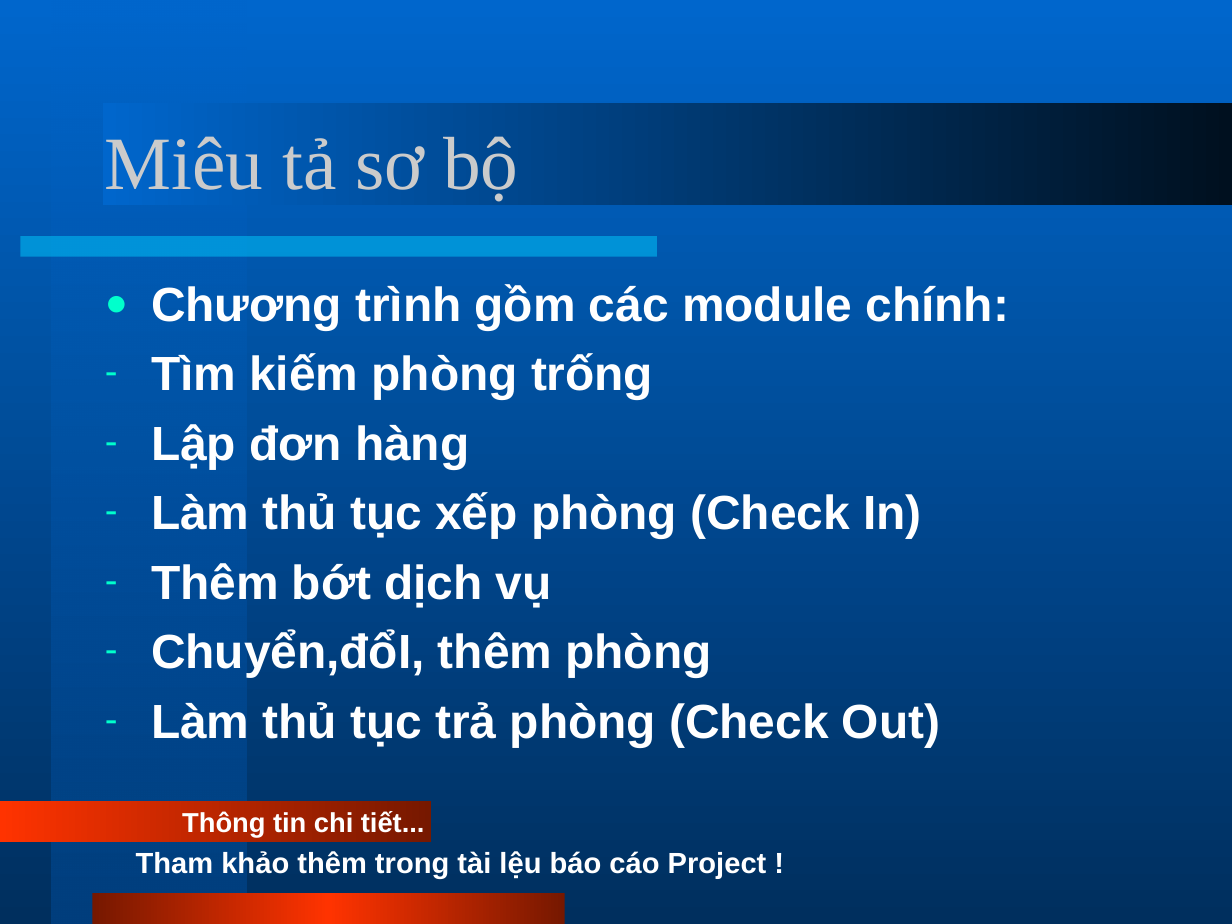
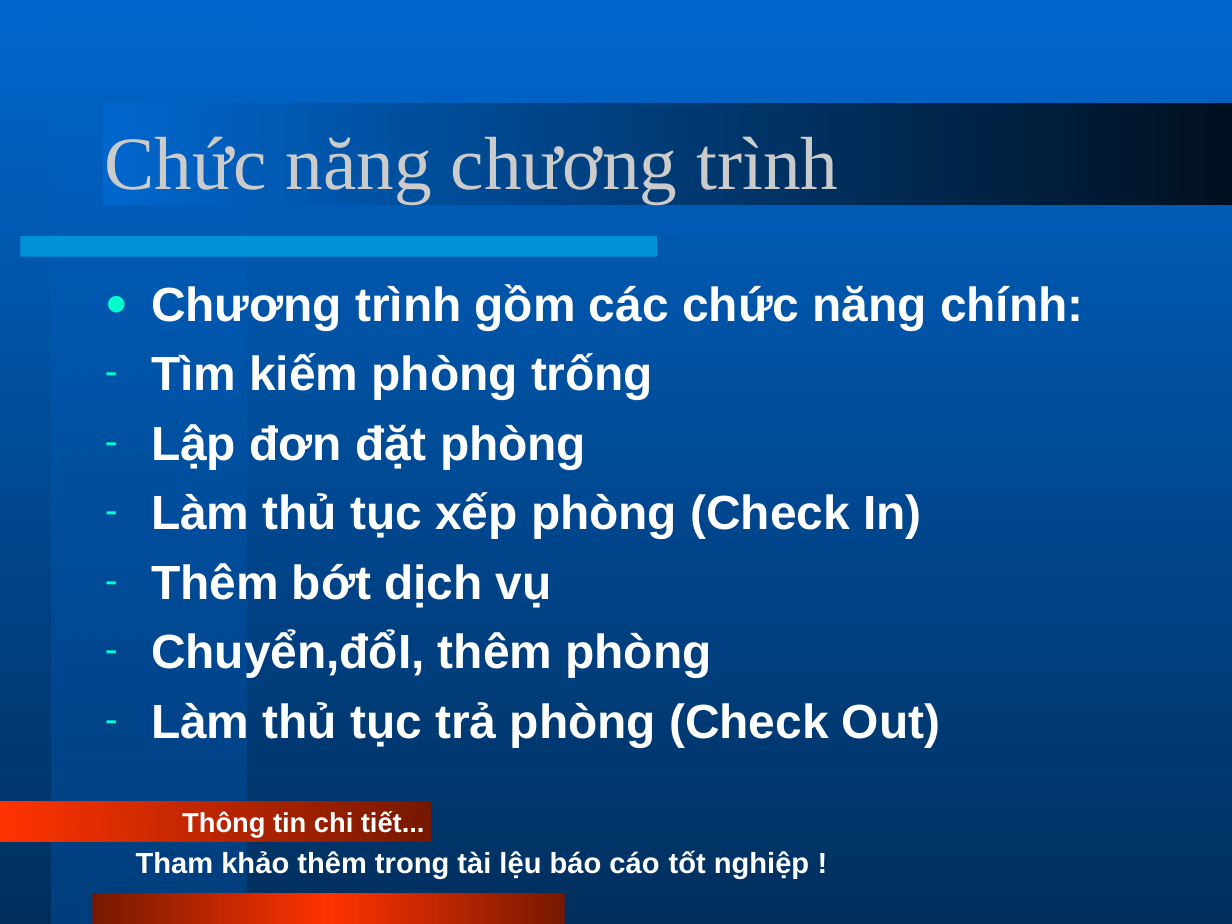
Before and after one commit to phamtuanchip/PHS, a slide deck: slide 3 of Documents/slides.ppt. Drawn at 1232x924 pixels with LibreOffice and Linux fonts; fonts in the diff are those of the drawing. Boxes give left, top, right and bottom in pixels: in the first picture for what was removed or moved away, otherwise in the second. Text is boxed around its words. In the diff, an @@ line names an element or a change of style, - is before the commit and + after.

```diff
--- a/Documents/slides.ppt
+++ b/Documents/slides.ppt
@@ title at [105, 136, 838, 203]: text changed @@
-Miêu tả sơ bộ
+Chức năng chương trình
@@ text at [151, 284, 1083, 330]: text changed @@
-● Chương trình gồm các module chính:
+● Chương trình gồm các chức năng chính:
@@ text at [151, 424, 586, 469]: text changed @@
-– Lập đơn hàng
+– Lập đơn đặt phòng
@@ text at [136, 850, 809, 878]: text changed @@
-Tham khảo thêm trong tài lệu báo cáo Project !
+Tham khảo thêm trong tài lệu báo cáo tốt nghiệp !
```
Also in this commit, not shown: 6 other slides changed, 1 slide added, 1 slide removed.
